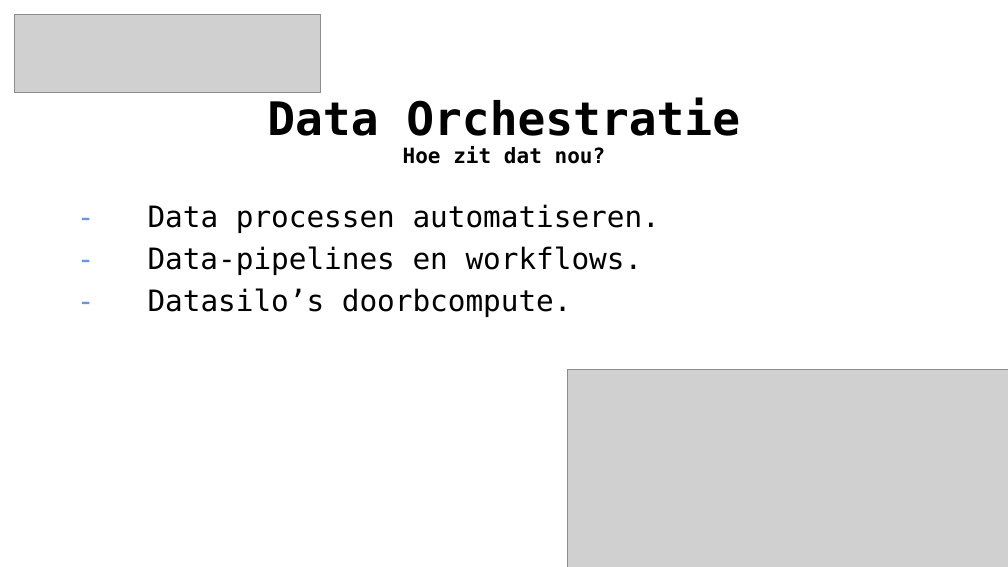
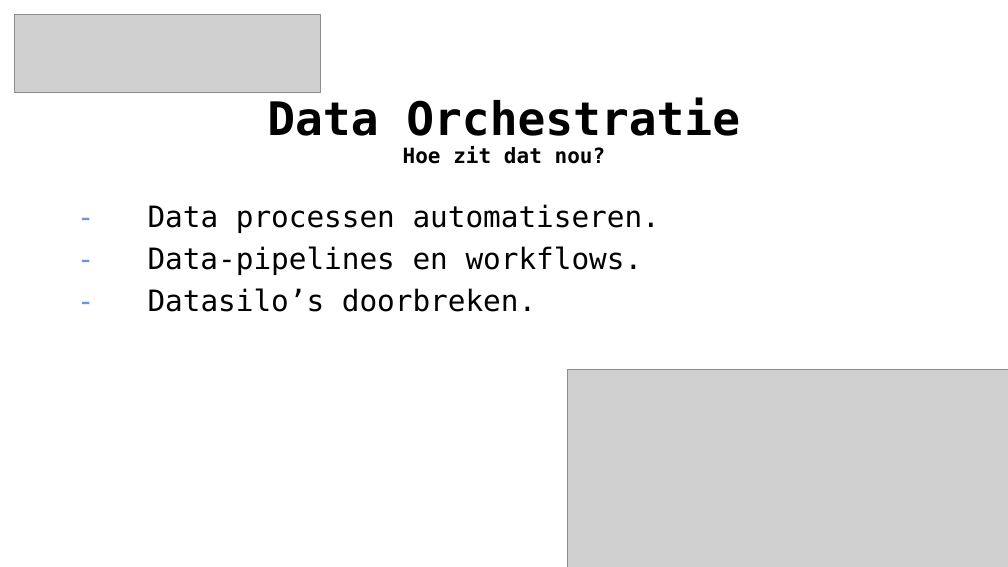
Before and after one commit to wortell-smart-learning/Synapse-Pipelines-Training, a slide deck: slide 7 of Sildes/Azure Data Factory Fundamentals Dag 1.pptx. Drawn at 1008x567 pixels with LibreOffice and Linux fonts; fonts in the diff are those of the drawing; grey boxes stand for pictures; background and template pictures are left out. Boxes give left, top, right and bottom in pixels: in the first picture for what was removed or moved away, otherwise in the second. Text is boxed around its words. In the diff, an @@ line names an element or a change of style, - is before the commit and + after.

```diff
--- a/Sildes/Azure Data Factory Fundamentals Dag 1.pptx
+++ b/Sildes/Azure Data Factory Fundamentals Dag 1.pptx
@@ text at (148,288,536,312): text changed @@
-- Datasilo’s doorbcompute.
+- Datasilo’s doorbreken.
```
Also in this commit, not shown: 1 other slide changed, 1 other file.
